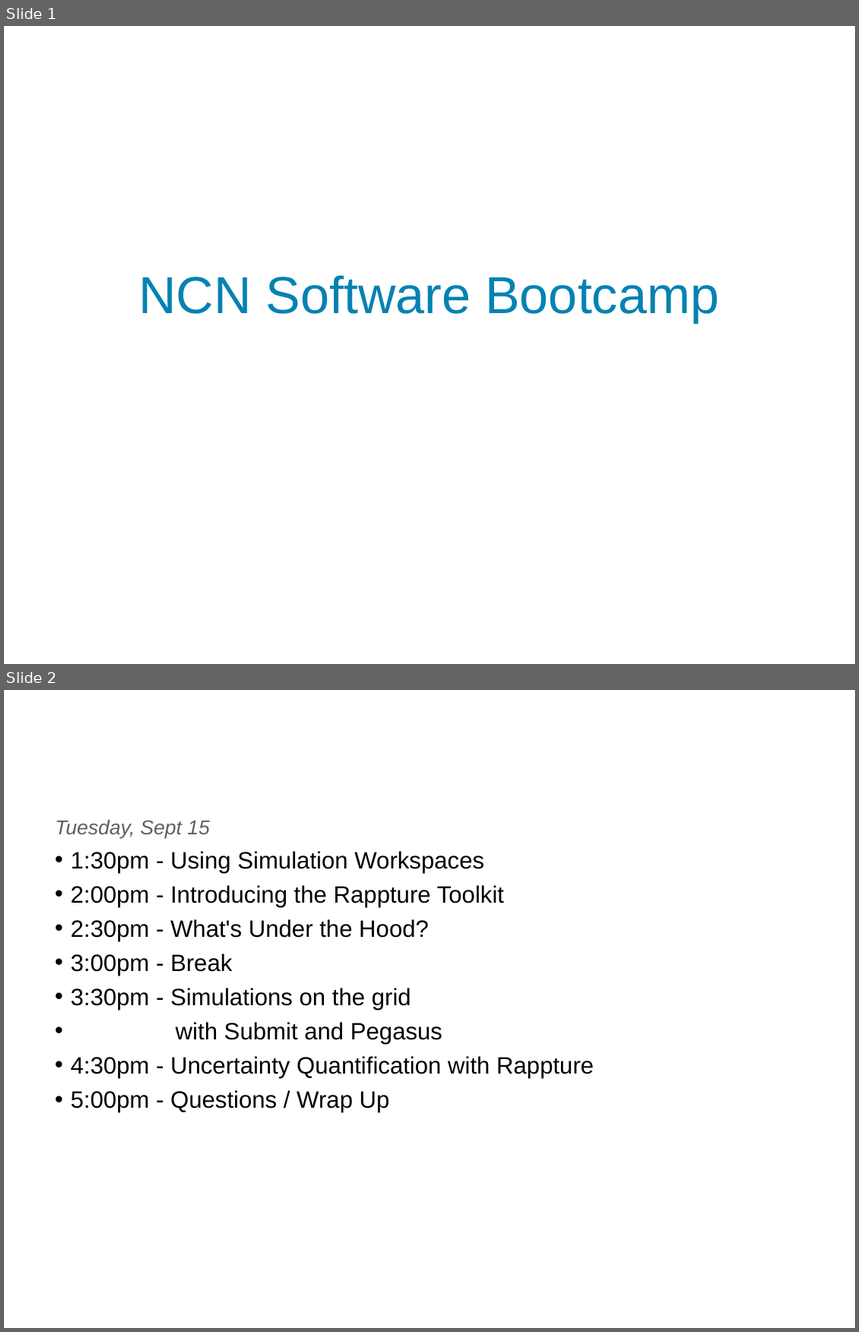
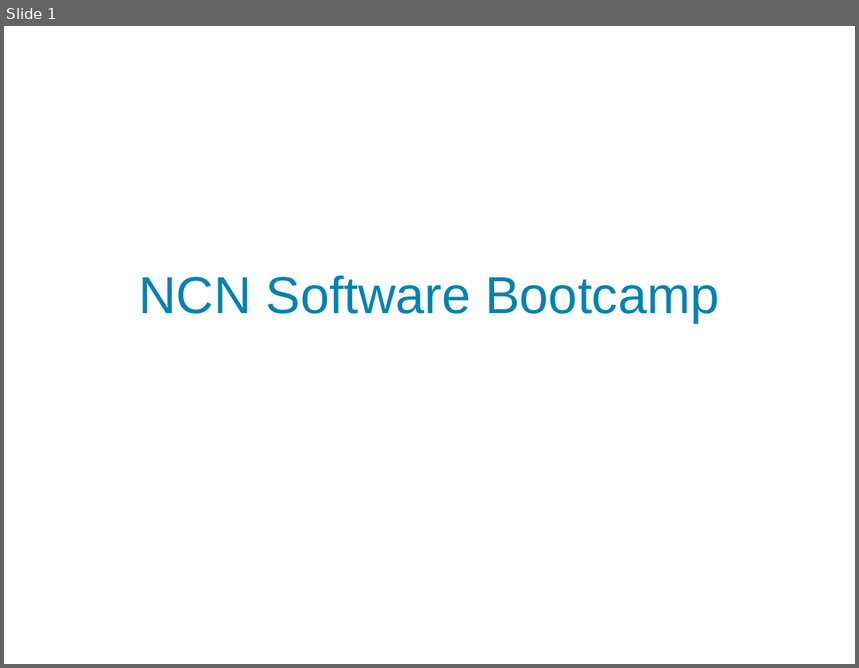
Before and after one commit to codedsk/ncnsoftwarebootcamp, a slide deck: Agenda.odp. Shown one above the other, each under a label of ours: slides 1 and 2 before the commit, slide 1 after it. The pictures are 859x1332 and 859x668 pixels, drawn with LibreOffice and Linux fonts; fonts in the diff are those of the drawing; background and template pictures are left out. Boxes give left, top, right and bottom in pixels: in the first picture for what was removed or moved away, otherwise in the second. Text is boxed around its words. In the diff, an @@ line names an element or a change of style, - is before the commit and + after.

```diff
--- a/Agenda.odp
+++ b/Agenda.odp
@@ slide 2 removed at box(4, 690, 855, 1328), background #FFFFFF @@
@@ text removed at box(55, 820, 594, 1113) @@
-Tuesday, Sept 15
-• 1:30pm - Using Simulation Workspaces
-• 2:00pm - Introducing the Rappture Toolkit
-• 2:30pm - What's Under the Hood?
-• 3:00pm - Break
-• 3:30pm - Simulations on the grid
-• with Submit and Pegasus
-• 4:30pm - Uncertainty Quantification with Rappture
-• 5:00pm - Questions / Wrap Up
```
Also in this commit, not shown: 1 slide changed, 3 slides added.
